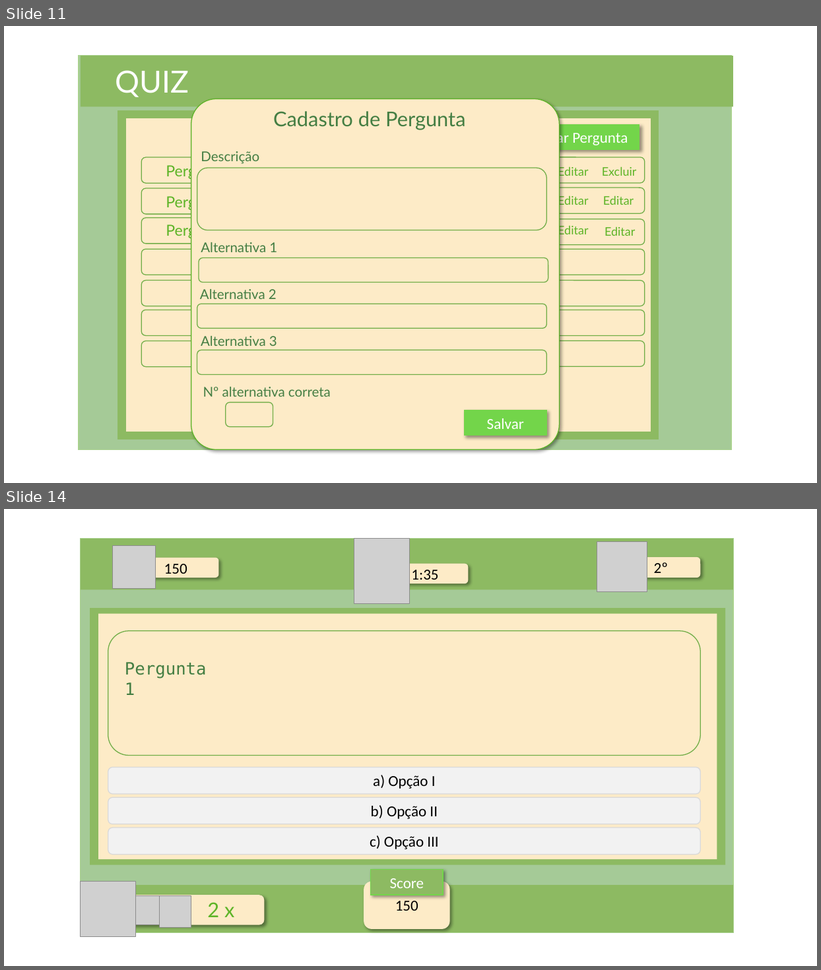
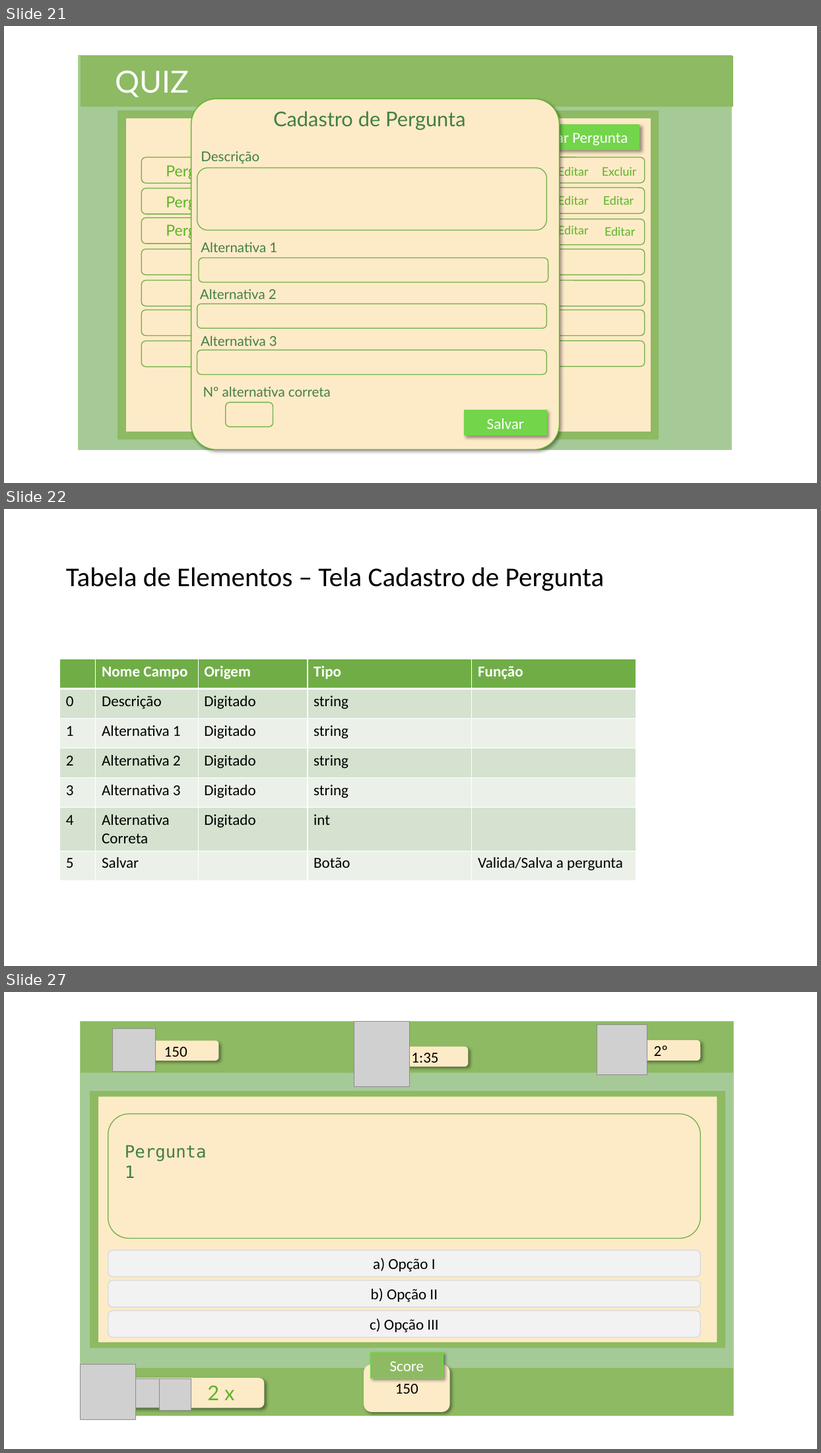
Before and after one commit to NathanReis/FTT-Recicla, a slide deck: DocumentacaoProjeto/Protótipo_Visual.pptx. Shown one above the other, each under a label of ours: slides 11 and 14 before the commit, slides 21, 22 and 27 after it; the slides between them are not shown. The pictures are 821x970 and 821x1453 pixels, drawn with LibreOffice and Linux fonts; fonts in the diff are those of the drawing; grey boxes stand for pictures. Boxes give left, top, right and bottom in pixels: in the first picture for what was removed or moved away, otherwise in the second. Text is boxed around its words. In the diff, an @@ line names an element or a change of style, - is before the commit and + after.

Commit message:
Adicionando a tela de acesso a tela do aluno e criando as tabela de elementos das telas

```diff
--- a/DocumentacaoProjeto/Protótipo_Visual.pptx
+++ b/DocumentacaoProjeto/Protótipo_Visual.pptx
@@ slide 22 added at box(4, 509, 817, 966), background #FFFFFF @@
@@ title added at box(66, 567, 605, 591), 32 pt, text #000000 @@
+Tabela de Elementos – Tela Cadastro de Pergunta
@@ table added at box(60, 659, 636, 881), 7 rows, 5 columns @@
+ | Nome Campo | Origem | Tipo | Função
+0 | Descrição | Digitado | string | 
+1 | Alternativa 1 | Digitado | string | 
+2 | Alternativa 2 | Digitado | string | 
+3 | Alternativa 3 | Digitado | string | 
+4 | Alternativa Correta | Digitado | int | 
+5 | Salvar |  | Botão | Valida/Salva a pergunta
@@ what was slide 11 is now slide 21 @@
@@ what was slide 14 is now slide 27 @@
```
Also in this commit, not shown: 3 slides changed, 18 other slides added, 1 other file.
